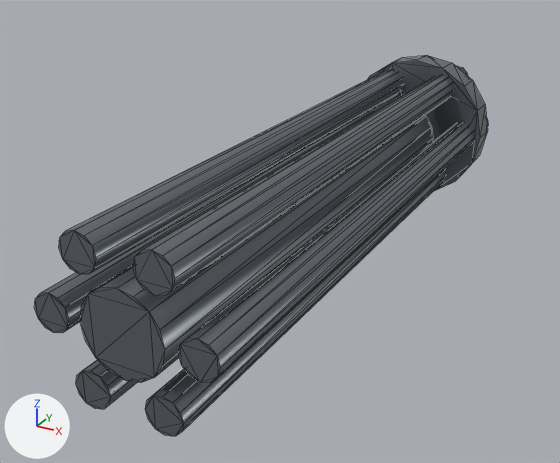
The glTF model prototype/assets/models/parts/ciws_barrel.glb, before and after one commit.
Before and after are seen from a 50 mm camera at (0.345, -0.382, 0.304) aimed at (-0.088, 0.407, -0.09). The lights are fixed; the arrows at lower left show +X, +Y and +Z. The picture after the commit comes second. Mesh edges are drawn as thin lines. Vertices at exactly the same position are counted once.

Objects in the first picture: 'ciws_barrel'.
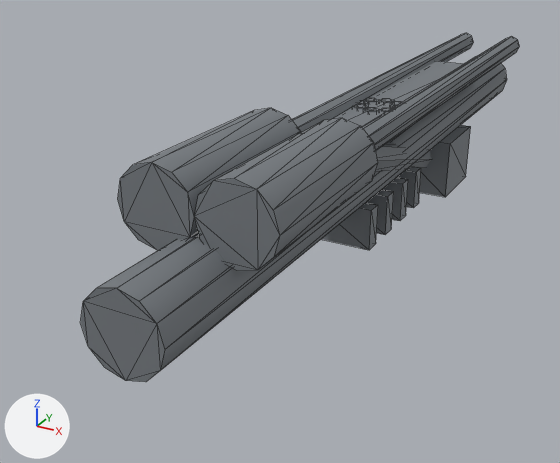
Pixel boxes (x1, y1, x2, y2) of what changed, in the pictures (560 x 463 px):
'ciws_barrel', surface changed, reshaped (8% shorter): before (34, 55, 488, 436); after (80, 33, 520, 382)
part 1 of me_ciws_barrel_mesh, added: after (322, 202, 378, 250)
part 2 of me_ciws_barrel_mesh, added: after (362, 37, 520, 150)
part 3 of me_ciws_barrel_mesh, added: after (292, 33, 474, 133)
part 4 of me_ciws_barrel_mesh, added: after (367, 189, 394, 235)
part 5 of me_ciws_barrel_mesh, added: after (383, 177, 408, 221)
part 6 of me_ciws_barrel_mesh, added: after (398, 167, 421, 208)
part 7 of me_ciws_barrel_mesh, added: after (330, 61, 463, 127)
part 8 of me_ciws_barrel_mesh, added: after (420, 125, 471, 197)
part 9 of me_ciws_barrel_mesh, added: after (379, 99, 395, 103)
part 10 of me_ciws_barrel_mesh, added: after (364, 98, 379, 103)
part 11 of me_ciws_barrel_mesh, added: after (352, 105, 369, 109)
part 12 of me_ciws_barrel_mesh, added: after (363, 108, 380, 112)
part 13 of me_ciws_barrel_mesh, added: after (118, 108, 378, 271)
part 14 of me_ciws_barrel_mesh, added: after (375, 141, 432, 172)
part 15 of me_ciws_barrel_mesh, deleted: before (367, 55, 488, 191)
part 16 of me_ciws_barrel_mesh, cut back: before (34, 66, 488, 436); after (80, 57, 507, 382)

What the commit changed:
In material 'ciws_barrel_mat' (mat_ciws_barrel_mat), roughness goes from 0.35 to 0.72.
me_ciws_barrel_mesh is used by ob_ciws_barrel; location (0.0, 0.0, 0.0).
me_ciws_barrel_mesh had 208 vertices, 384 faces and spanned x -0.095..0.095, y 0.0..0.7, z -0.095..0.095.
me_ciws_barrel_mesh now has 278 vertices, 476 faces and spans x -0.08..0.08, y 0.0..1.0, z -0.1..0.1.
me_ciws_barrel_mesh part 1: a new loose piece, a box spanning x -0.04..0.04, y 0.39..0.41, z -0.08..-0.03, in mat_ciws_barrel_mat (grey #81868b).
me_ciws_barrel_mesh part 2: a new loose piece, an 8-sided cylinder along y spanning x 0.025..0.055, y 0.3..1.0, z 0.045..0.075, in mat_ciws_barrel_mat (grey #81868b).
me_ciws_barrel_mesh part 3: a new loose piece, an 8-sided cylinder along y spanning x -0.055..-0.025, y 0.3..1.0, z 0.045..0.075, in mat_ciws_barrel_mat (grey #81868b).
me_ciws_barrel_mesh part 4: a new loose piece, a box spanning x -0.04..0.04, y 0.44..0.46, z -0.08..-0.03, in mat_ciws_barrel_mat (grey #81868b).
me_ciws_barrel_mesh part 5: a new loose piece, a box spanning x -0.04..0.04, y 0.49..0.51, z -0.08..-0.03, in mat_ciws_barrel_mat (grey #81868b).
me_ciws_barrel_mesh part 6: a new loose piece, a box spanning x -0.04..0.04, y 0.54..0.56, z -0.08..-0.03, in mat_ciws_barrel_mat (grey #81868b).
me_ciws_barrel_mesh part 7: a new loose piece, a box spanning x -0.03..0.03, y 0.2..0.8, z 0.042..0.062, in mat_ciws_barrel_mat (grey #81868b).
me_ciws_barrel_mesh part 8: a new loose piece, a box spanning x -0.05..0.05, y 0.65..0.75, z -0.1..-0.02, in mat_ciws_barrel_mat (grey #81868b).
me_ciws_barrel_mesh part 9: a new loose piece, a 6-sided cylinder along z spanning x -0.009..0.009, y 0.515..0.535, z 0.043..0.063, in mat_ciws_barrel_mat (grey #81868b).
me_ciws_barrel_mesh part 10: a new loose piece, a 6-sided cylinder along z spanning x -0.026..-0.009, y 0.508..0.528, z 0.043..0.063, in mat_ciws_barrel_mat (grey #81868b).
me_ciws_barrel_mesh part 11: a new loose piece, a 6-sided cylinder along z spanning x -0.026..-0.009, y 0.472..0.492, z 0.043..0.063, in mat_ciws_barrel_mat (grey #81868b).
me_ciws_barrel_mesh part 12: a new loose piece, a 6-sided cylinder along z spanning x -0.009..0.009, y 0.465..0.485, z 0.043..0.063, in mat_ciws_barrel_mat (grey #81868b).
me_ciws_barrel_mesh part 13: a new loose piece of 46 vertices spanning x -0.08..0.08, y 0.1..0.3, z 0.02..0.1, in mat_ciws_barrel_mat (grey #81868b).
me_ciws_barrel_mesh part 14: a new loose piece of 16 vertices spanning x -0.02..0.06, y 0.294..0.706, z -0.079..0.079, in mat_ciws_barrel_mat (grey #81868b).
me_ciws_barrel_mesh part 15: the loose piece of 32 vertices spanning x -0.095..0.095, y 0.63..0.67, z -0.095..0.095 is deleted.
me_ciws_barrel_mesh part 16: 172 vertices removed from x -0.088..0.088, y 0.0..0.7, z -0.079..0.079; 20 vertices added at x -0.04..0.04, y 0.0..1.0, z -0.04..0.04.
Other edits to the shape of me_ciws_barrel_mesh do not show in these pictures.
